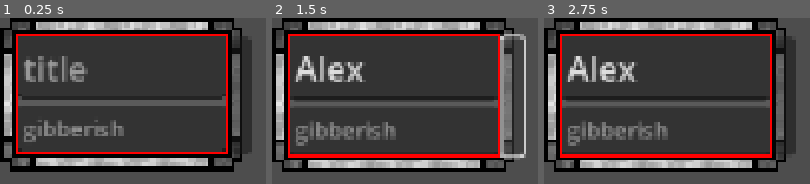
Above: before the commit, frames 1-3 (left to right).
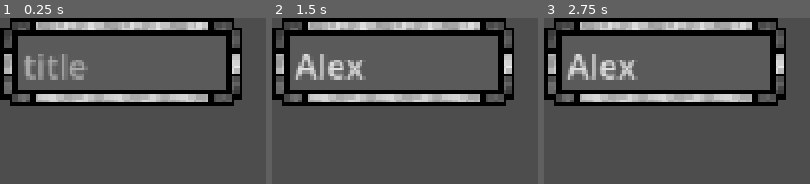
Above: after the commit, the same moments.

Repository: Toasterhog/Nodeweb
Game: Godot game, scene res://papperthings/box/box.tscn
Two runs of this game, one before a commit and one after it. Both use one fixed random seed, a clock stepped at 60 frames per second and the inputs below. This scene is started directly instead of the project's main scene.
Inputs (mouse positions are in pixels of both pictures, inside the frame that each line leads up to; where the layout moved, square brackets give the same spot in the first picture):
- Up to frame 1 (0.25 s): no input
- Up to frame 2 (1.5 s): click (391, 66) at 0.52 s; type "Alex" at 0.6 s; click (511, 62) [511, 94] at 1.25 s
- Up to frame 3 (2.75 s): tap Enter at 2 s; drag from (663, 94) to (outside the picture) at 2.02 s

The runs differ from the first frame. In frame 1, 70% of the frame differs, in the area x 0-95%, y 9-93%; in frame 2, 69%; in frame 3, 69%.
Error before the commit: Cannot call method 'get_children' on a null value. (res://papperthings/box/box.gd:186)
Error after the commit: Cannot call method 'get_children' on a null value. (res://papperthings/box/box.gd:188)

Commit message:
aded separator to box.VBC

Diff:
--- a/papperthings/box/box.gd
+++ b/papperthings/box/box.gd
@@ -116,8 +116,10 @@
 func show_notes():
 	if TE.visible:
 		TE.visible = false
+		$MarginContainer/VBoxContainer/HSeparator.visible = false
 	else:
 		TE.visible = true
+		$MarginContainer/VBoxContainer/HSeparator.visible = true
 	update_vbc_and_panel_size()
 
 func update_vbc_and_panel_size():
@@ -216,7 +218,7 @@
 
 func set_color(color : Color):
 	self_modulate = color
-
+	$MarginContainer/VBoxContainer/HSeparator.modulate = color
 
 
 func _on_button_scale_le_down() -> void:
--- a/papperthings/box/box.tscn
+++ b/papperthings/box/box.tscn
@@ -1,26 +1,43 @@
-[gd_scene load_steps=6 format=3 uid="uid://wfnqhd3r5fxx"]
+[gd_scene load_steps=13 format=3 uid="uid://wfnqhd3r5fxx"]
 
 [ext_resource type="StyleBox" uid="uid://tunkcckfrswo" path="res://papperthings/box/box5.tres" id="1_hwf1r"]
 [ext_resource type="Script" uid="uid://7gx01op71qhq" path="res://papperthings/box/box.gd" id="1_p41sv"]
+[ext_resource type="Texture2D" uid="uid://b1fvpqk3s7sgg" path="res://papperthings/box/box9_300.png" id="3_hwf1r"]
+
+[sub_resource type="StyleBoxEmpty" id="StyleBoxEmpty_u8cex"]
+content_margin_left = 4.0
 
 [sub_resource type="StyleBoxEmpty" id="StyleBoxEmpty_ryaet"]
 
+[sub_resource type="StyleBoxTexture" id="StyleBoxTexture_5xt5q"]
+texture = ExtResource("3_hwf1r")
+texture_margin_left = 12.0
+texture_margin_right = 12.0
+expand_margin_top = 6.0
+expand_margin_bottom = 6.0
+axis_stretch_horizontal = 1
+region_rect = Rect2(12, 84, 72, 12)
+
+[sub_resource type="StyleBoxEmpty" id="StyleBoxEmpty_eg54x"]
+content_margin_left = 4.0
+
 [sub_resource type="StyleBoxEmpty" id="StyleBoxEmpty_wcjw6"]
 
-[sub_resource type="GDScript" id="GDScript_p41sv"]
-script/source = "extends ReferenceRect
+[sub_resource type="StyleBoxEmpty" id="StyleBoxEmpty_2q5ei"]
 
-@onready var v_box_container = $\"../MarginContainer/VBoxContainer\"
-func _process(delta: float) -> void:
-	size = v_box_container.size
-	global_position = v_box_container.global_position
-"
+[sub_resource type="StyleBoxEmpty" id="StyleBoxEmpty_xinuc"]
+
+[sub_resource type="StyleBoxEmpty" id="StyleBoxEmpty_oebl6"]
+
+[sub_resource type="StyleBoxEmpty" id="StyleBoxEmpty_nfx6q"]
 
 [node name="base" type="PanelContainer"]
+editor_description = "min size x 170 = 150 + 2*12 = min size for LE + 2 * magin
+y 63 = 2*12 + 39, 39 = LE.min y, 39 bcouse multiple of 3 and closest to 38 which is abs min"
 texture_filter = 1
 custom_minimum_size = Vector2(174, 63)
 offset_right = 174.0
-offset_bottom = 109.0
+offset_bottom = 63.0
 focus_mode = 2
 theme_override_styles/panel = ExtResource("1_hwf1r")
 script = ExtResource("1_p41sv")
@@ -37,6 +54,7 @@
 texture_filter = 2
 layout_mode = 2
 mouse_filter = 2
+theme_override_constants/separation = 0
 
 [node name="LineEdit" type="TextEdit" parent="MarginContainer/VBoxContainer"]
 clip_contents = false
@@ -45,6 +63,7 @@
 focus_neighbor_bottom = NodePath("../TextEdit")
 mouse_filter = 1
 theme_override_font_sizes/font_size = 24
+theme_override_styles/normal = SubResource("StyleBoxEmpty_u8cex")
 theme_override_styles/focus = SubResource("StyleBoxEmpty_ryaet")
 placeholder_text = "title"
 context_menu_enabled = false
@@ -52,12 +71,22 @@
 scroll_fit_content_height = true
 caret_blink = true
 
+[node name="HSeparator" type="HSeparator" parent="MarginContainer/VBoxContainer"]
+visible = false
+texture_filter = 1
+layout_mode = 2
+mouse_filter = 2
+theme_override_constants/separation = 12
+theme_override_styles/separator = SubResource("StyleBoxTexture_5xt5q")
+
 [node name="TextEdit" type="TextEdit" parent="MarginContainer/VBoxContainer"]
+visible = false
 clip_contents = false
 custom_minimum_size = Vector2(150, 35)
 layout_mode = 2
 focus_neighbor_top = NodePath("../LineEdit")
 mouse_filter = 1
+theme_override_styles/normal = SubResource("StyleBoxEmpty_eg54x")
 theme_override_styles/focus = SubResource("StyleBoxEmpty_wcjw6")
 placeholder_text = "gibberish"
 context_menu_enabled = false
@@ -81,13 +110,10 @@
 grow_vertical = 2
 size_flags_horizontal = 8
 mouse_default_cursor_shape = 10
-
-[node name="ReferenceRect" type="ReferenceRect" parent="."]
-layout_mode = 2
-mouse_filter = 2
-border_width = 1.6
-editor_only = false
-script = SubResource("GDScript_p41sv")
+theme_override_styles/focus = SubResource("StyleBoxEmpty_2q5ei")
+theme_override_styles/hover = SubResource("StyleBoxEmpty_xinuc")
+theme_override_styles/pressed = SubResource("StyleBoxEmpty_oebl6")
+theme_override_styles/normal = SubResource("StyleBoxEmpty_nfx6q")
 
 [connection signal="mouse_entered" from="." to="." method="_on_mouse_entered"]
 [connection signal="mouse_exited" from="." to="." method="_on_mouse_exited"]
--- a/saveAndLoad/load_dialog.gd
+++ b/saveAndLoad/load_dialog.gd
@@ -55,6 +55,7 @@
 		box.set_color(A_color[i])
 		box.position = A_position[i]
 		box.get_node("MarginContainer/VBoxContainer/TextEdit").visible = A_ex[i]
+		box.get_node("MarginContainer/VBoxContainer/HSeparator").visible = A_ex[i]
 		box.id = A_id[i] + 1000
 		box_holder.add_child(box)
 		box.update_vbc_and_panel_size()
--- a/state/tool_add_box.gd
+++ b/state/tool_add_box.gd
@@ -8,6 +8,6 @@
 	if event.is_action_pressed("LMB"):
 				var box = preload("uid://wfnqhd3r5fxx").instantiate()
 				box.position = $"../../papper".get_global_mouse_position() - box.size/2
-				box.self_modulate = default_color
-				#box.get_node("VBoxContainer/HBoxContainer/ColorPickerButton").color = default_color
+				box.set_color(default_color)
+
 				box_holder.add_child(box)
Not shown, changed: README.md
